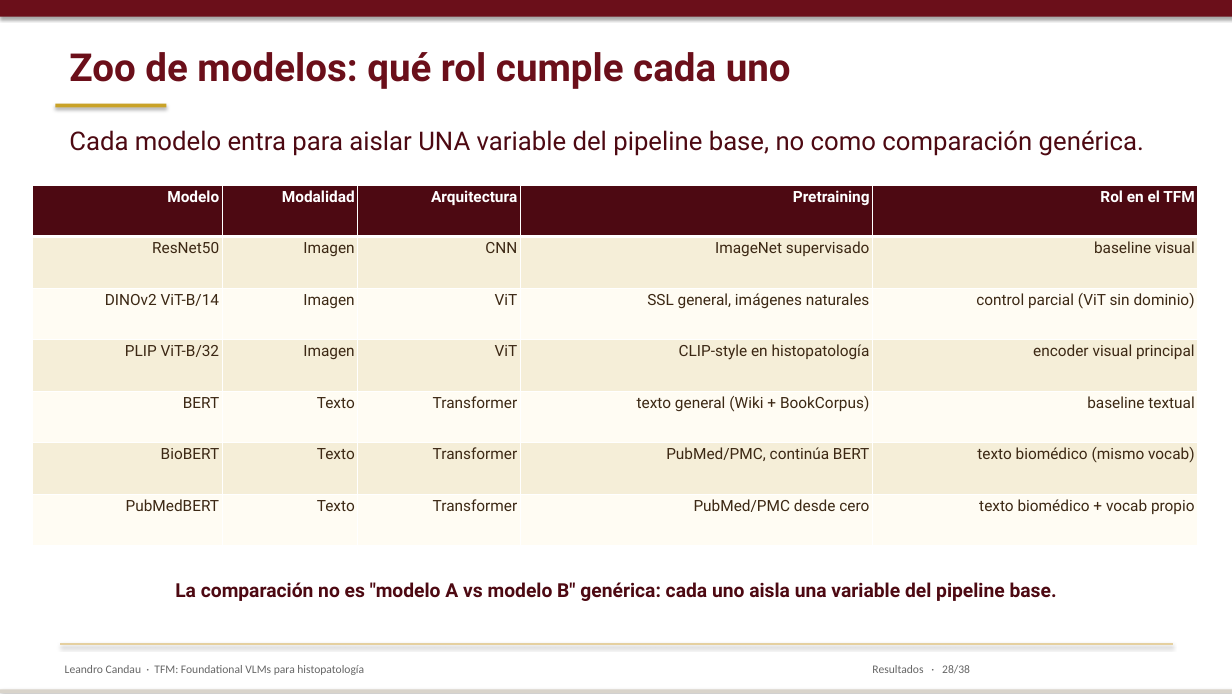
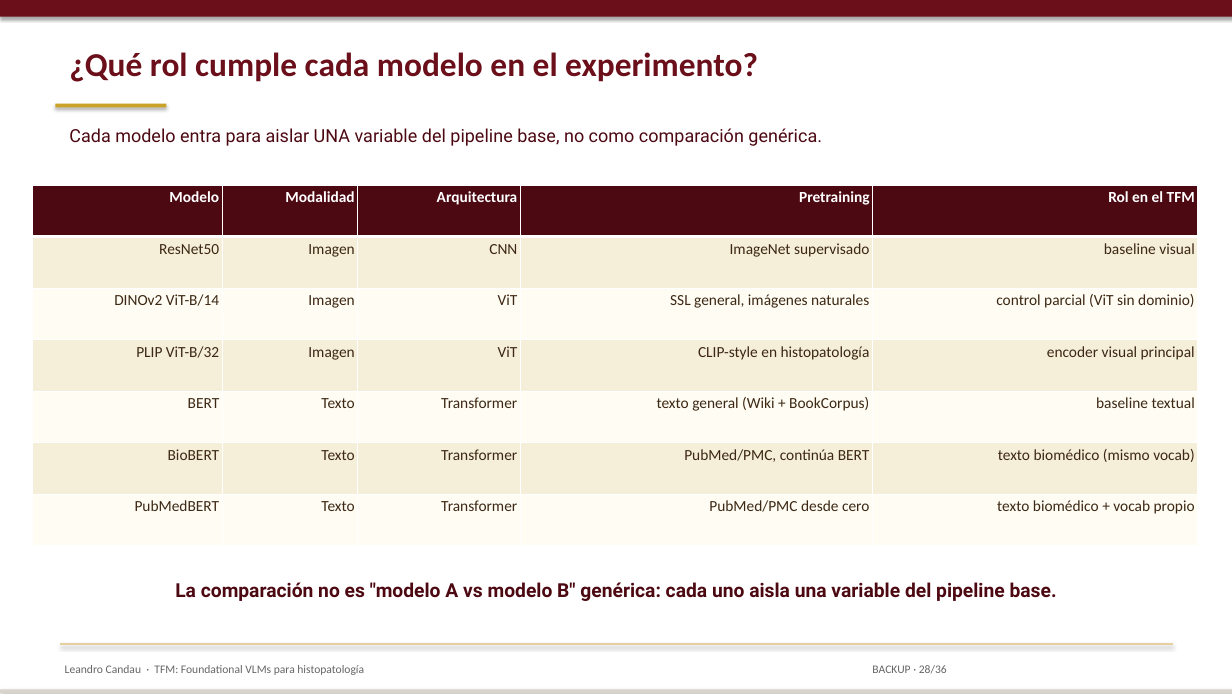
Before and after one commit to lcandau/histopathology-clip-lab, a slide deck: slide 28 of report/TFM_defense.pptx. Drawn at 1232x694 pixels with LibreOffice and Linux fonts; fonts in the diff are those of the drawing. Boxes give left, top, right and bottom in pixels: in the first picture for what was removed or moved away, otherwise in the second. Text is boxed around its words. In the diff, an @@ line names an element or a change of style, - is before the commit and + after.

```diff
--- a/report/TFM_defense.pptx
+++ b/report/TFM_defense.pptx
@@ text at <box>69,52,758,82</box>: text changed; size 30 to 26 pt; font Roboto to Calibri @@
-Zoo de modelos: qué rol cumple cada uno
+¿Qué rol cumple cada modelo en el experimento?
@@ text "Cada modelo entra para aislar ..." at <box>69,128,822,146</box>: size 20 to 14 pt @@
@@ table at <box>32,185,1199,546</box> @@
@@ font Roboto to Calibri @@
@@ text at <box>872,665,947,673</box>: text changed @@
-Resultados · 28/38
+BACKUP · 28/36
```
Also in this commit, not shown: 28 other slides changed, 1 slide added, 3 slides removed.
